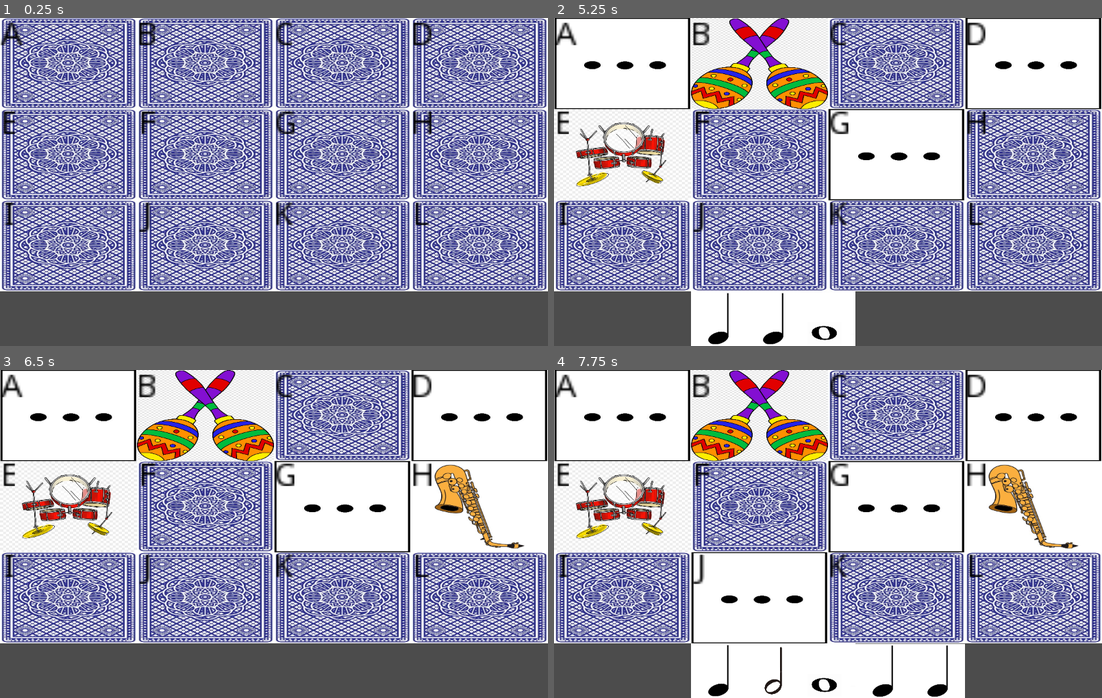
Above: before the commit, frames 1-4 (two rows, left to right).
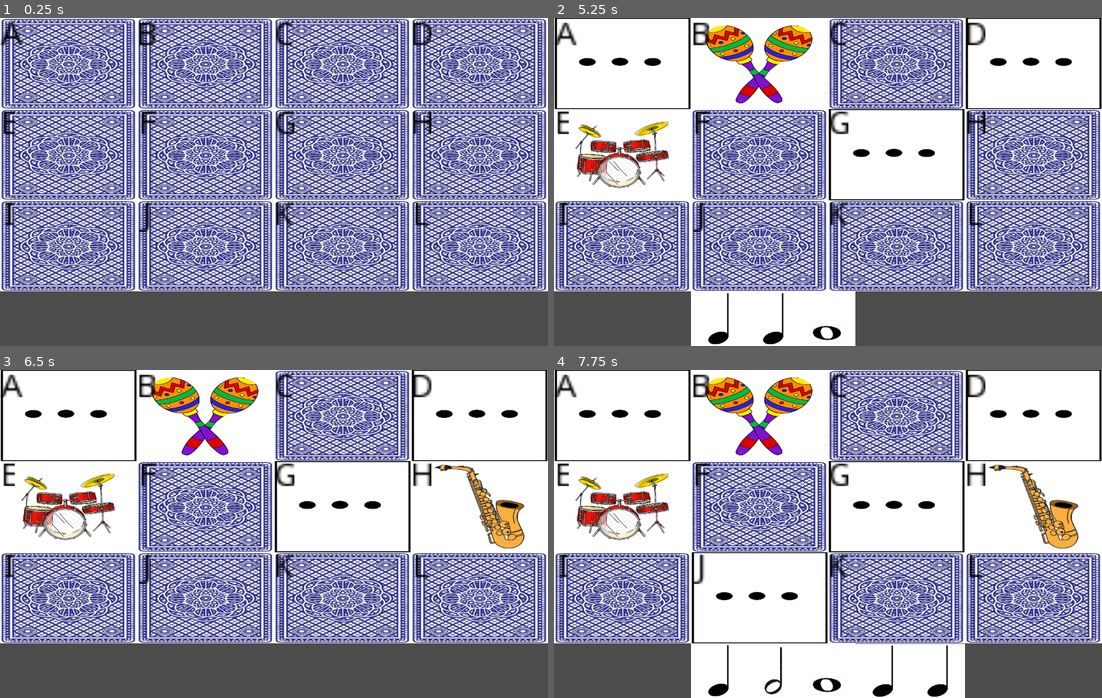
Above: after the commit, the same moments.

Repository: Eric-pixel-0/memoriaMusical
Game: Godot game, scene res://Node2D.tscn
Two runs of this game, one before a commit and one after it. Both use one fixed random seed, a clock stepped at 60 frames per second and the inputs below.
Inputs (mouse positions are in pixels of both pictures, inside the frame that each line leads up to):
- Up to frame 1 (0.25 s): no input
- Up to frame 2 (5.25 s): click (619, 63) at 0.5 s; click (762, 63) at 1.25 s; click (893, 63) at 2 s; click (1036, 63) at 2.75 s; click (619, 155) at 3.5 s; click (762, 155) at 4.25 s; click (893, 155) at 5 s
- Up to frame 3 (6.5 s): click (482, 507) at 5.75 s
- Up to frame 4 (7.75 s): click (619, 596) at 6.5 s; click (762, 596) at 7.25 s

The runs differ from the first frame. In frame 1, 58% of the frame differs, in the area x 0-100%, y 0-84%; in frame 2, 43%; in frame 3, 40%; in frame 4, 36%.

Commit message:
melhoramento de imagens

Diff:
--- a/Node2D.tscn
+++ b/Node2D.tscn
@@ -17,8 +17,6 @@
 margin_bottom = 200.0
 texture_normal = ExtResource( 3 )
 expand = true
-flip_h = true
-flip_v = true
 __meta__ = {
 "_edit_use_anchors_": false
 }
@@ -30,8 +28,6 @@
 margin_bottom = 200.0
 texture_normal = ExtResource( 3 )
 expand = true
-flip_h = true
-flip_v = true
 __meta__ = {
 "_edit_use_anchors_": false
 }
@@ -43,8 +39,6 @@
 margin_bottom = 200.0
 texture_normal = ExtResource( 3 )
 expand = true
-flip_h = true
-flip_v = true
 __meta__ = {
 "_edit_use_anchors_": false
 }
@@ -56,8 +50,6 @@
 margin_bottom = 200.0
 texture_normal = ExtResource( 3 )
 expand = true
-flip_h = true
-flip_v = true
 __meta__ = {
 "_edit_use_anchors_": false
 }
@@ -69,8 +61,6 @@
 margin_bottom = 400.0
 texture_normal = ExtResource( 3 )
 expand = true
-flip_h = true
-flip_v = true
 __meta__ = {
 "_edit_use_anchors_": false
 }
@@ -83,8 +73,6 @@
 margin_bottom = 400.0
 texture_normal = ExtResource( 3 )
 expand = true
-flip_h = true
-flip_v = true
 __meta__ = {
 "_edit_use_anchors_": false
 }
@@ -97,8 +85,6 @@
 margin_bottom = 400.0
 texture_normal = ExtResource( 3 )
 expand = true
-flip_h = true
-flip_v = true
 __meta__ = {
 "_edit_use_anchors_": false
 }
@@ -111,8 +97,6 @@
 margin_bottom = 400.0
 texture_normal = ExtResource( 3 )
 expand = true
-flip_h = true
-flip_v = true
 __meta__ = {
 "_edit_use_anchors_": false
 }
@@ -124,8 +108,6 @@
 margin_bottom = 600.0
 texture_normal = ExtResource( 3 )
 expand = true
-flip_h = true
-flip_v = true
 __meta__ = {
 "_edit_use_anchors_": false
 }
@@ -138,8 +120,6 @@
 margin_bottom = 600.0
 texture_normal = ExtResource( 3 )
 expand = true
-flip_h = true
-flip_v = true
 __meta__ = {
 "_edit_use_anchors_": false
 }
@@ -152,8 +132,6 @@
 margin_bottom = 600.0
 texture_normal = ExtResource( 3 )
 expand = true
-flip_h = true
-flip_v = true
 __meta__ = {
 "_edit_use_anchors_": false
 }
@@ -166,8 +144,6 @@
 margin_bottom = 600.0
 texture_normal = ExtResource( 3 )
 expand = true
-flip_h = true
-flip_v = true
 __meta__ = {
 "_edit_use_anchors_": false
 }
Binary file changed: texturas/1.jpg
Binary file changed: texturas/10.jpg
Binary file changed: texturas/12.jpg
Binary file changed: texturas/2.jpg
Binary file changed: texturas/3.jpg
Binary file changed: texturas/6.jpg
Binary file changed: texturas/7.jpg
Binary file changed: texturas/9.jpg
Binary file changed: texturas/nota1.jpg
